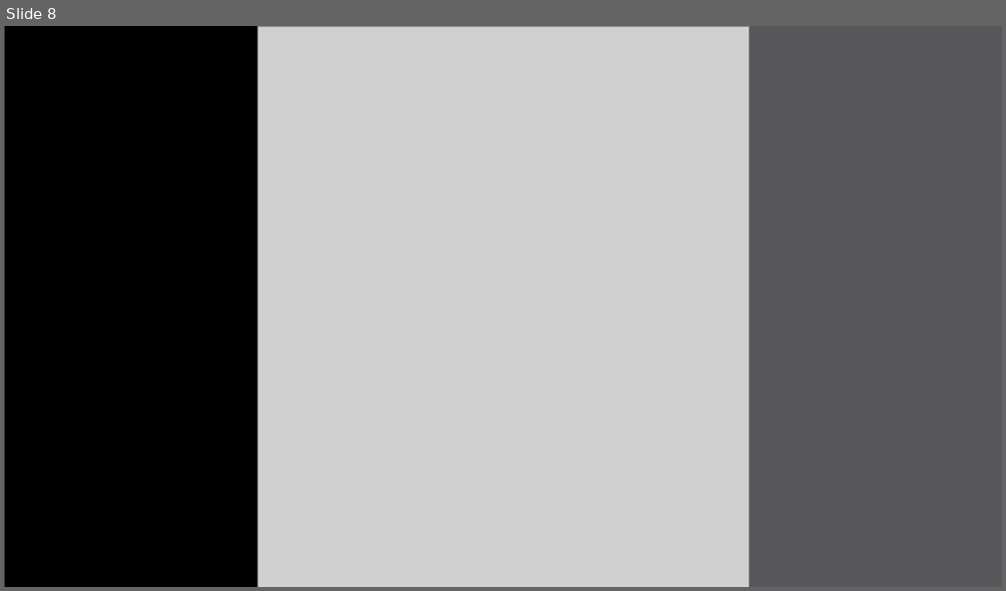
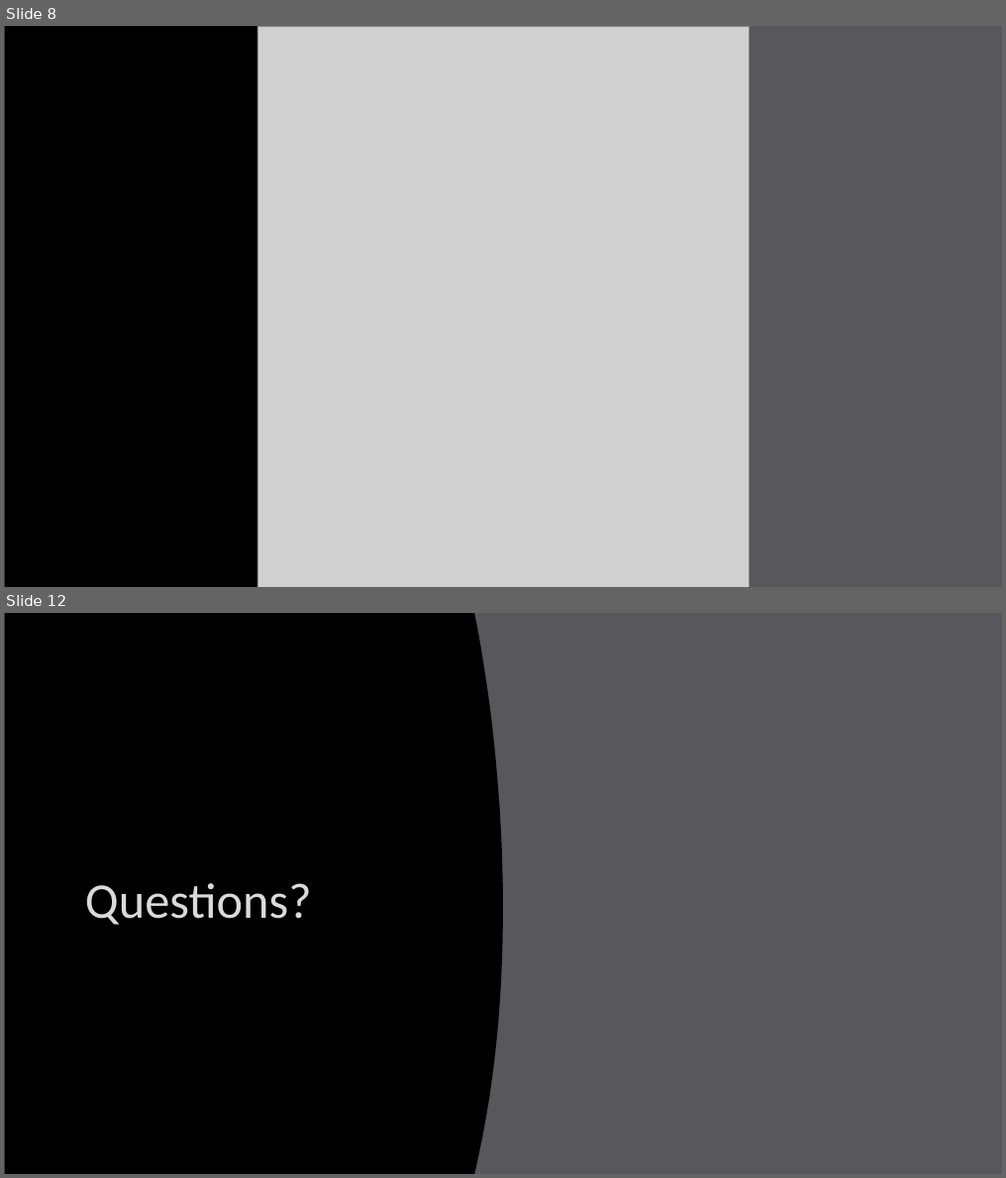
Before and after one commit to TheEletricboy/2019-09-C-sharp-Labs, a slide deck: Sparta Simulation Project Presentation.pptx. Shown one above the other, each under a label of ours: slide 8 before the commit, slides 8 and 12 after it; the slides between them are not shown. The pictures are 1006x591 and 1006x1178 pixels, drawn with LibreOffice and Linux fonts; fonts in the diff are those of the drawing; grey boxes stand for pictures; background and template pictures are left out. Boxes give left, top, right and bottom in pixels: in the first picture for what was removed or moved away, otherwise in the second. Text is boxed around its words. In the diff, an @@ line names an element or a change of style, - is before the commit and + after.

```diff
--- a/Sparta Simulation Project Presentation.pptx
+++ b/Sparta Simulation Project Presentation.pptx
@@ slide 12 added at <box>4,613,1002,1174</box>, background picture (left out) @@
@@ rectangle added at <box>4,613,1002,1174</box>, fill #57575C @@
@@ freeform shape added at <box>5,613,503,1174</box>, fill #000000 @@
@@ title added at <box>85,883,312,925</box>, 48 pt, text #DADADA @@
+Questions?
```
Also in this commit, not shown: 3 slides changed, 1 slide removed.
